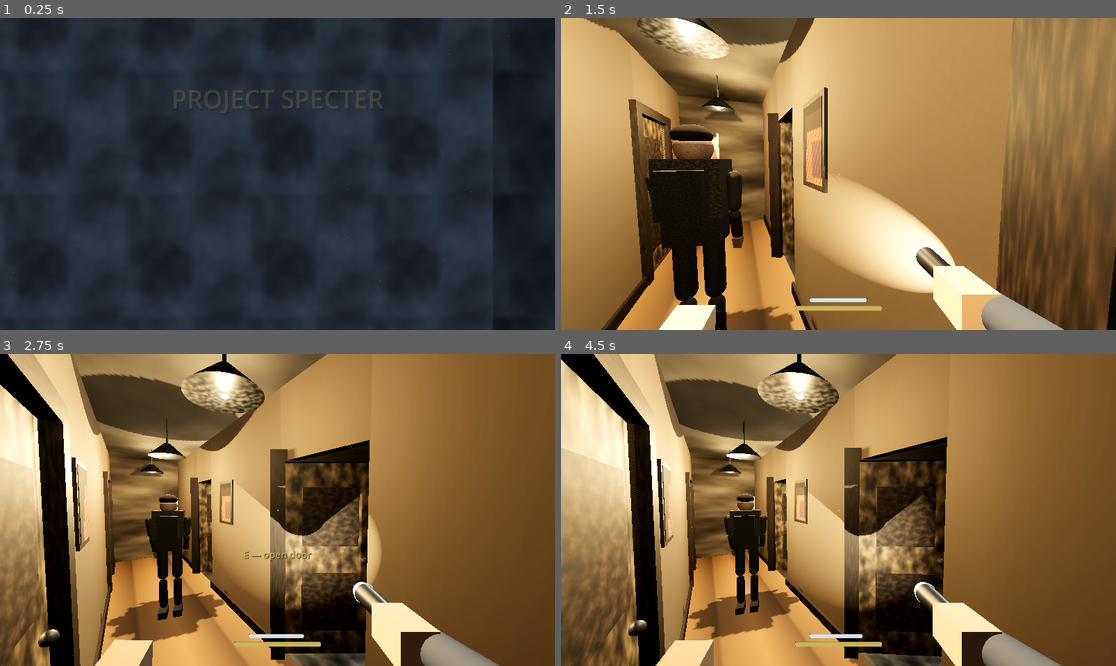
Above: before the commit, frames 1-4 (two rows, left to right).
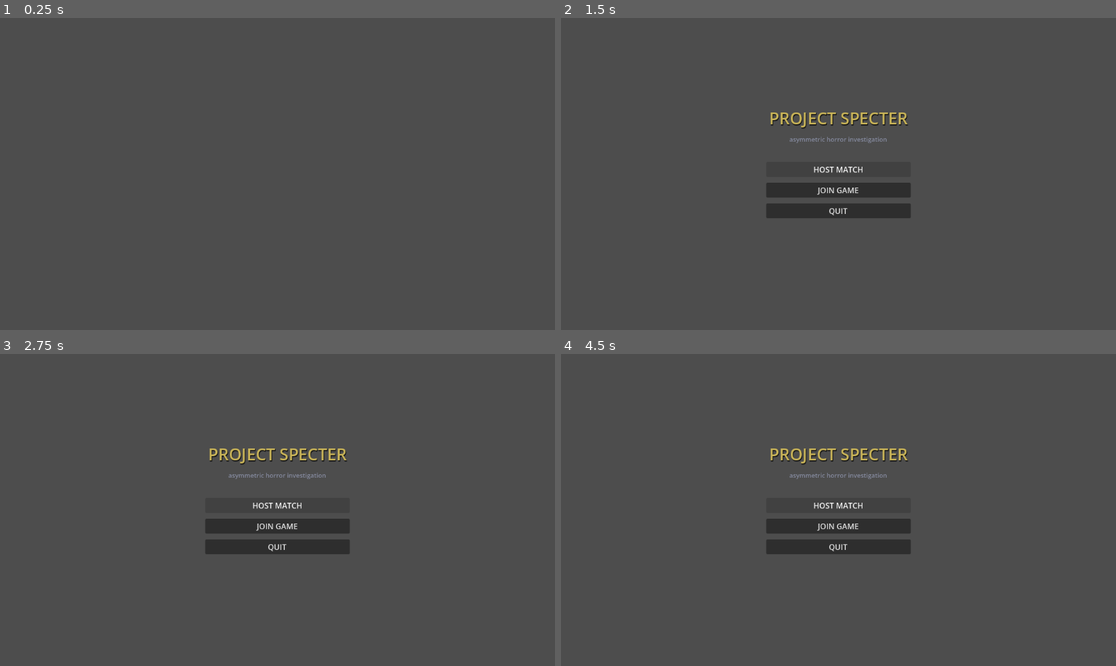
Above: after the commit, the same moments.

Repository: blastbeng/ProjectSpecterV2
Game: Godot game, scene res://scenes/boot.tscn
Same seed, same stepped clock (60 frames per second), same inputs: the game is played once before the commit and once after it.
Inputs (mouse positions are in pixels of both pictures, inside the frame that each line leads up to):
- Up to frame 1 (0.25 s): no input
- Up to frame 2 (1.5 s): tap Enter (ui_accept) at 0.5, 0.77 s; move the mouse to (960, 158) at 0.52 s; hold Right (ui_right) 0.53-1.28 s; tap Q at 0.6 s; click (960, 158) at 0.67 s; move the mouse to (810, 174) at 1.27 s; hold Up (ui_up) from 1.28 s (still down); tap Ctrl at 1.35 s
- Up to frame 3 (2.75 s): keep holding Up (ui_up); tap Enter (ui_accept) at 1.52 s; move the mouse to (288, 503) at 2.02 s; hold Shift from 2.03 s (still down)
- Up to frame 4 (4.5 s): move the mouse to (832, 516) at 2.77 s; release Shift at 2.78 s; tap Alt at 2.85 s; click (832, 516) at 2.92 s; tap Enter (ui_accept) at 3.02, 3.77 s; move the mouse to (877, 513) at 3.52 s; tap Keypad Enter at 3.6 s; release Up (ui_up) at 4.25 s; click (838, 506) at 4.25 s, where only the run after the commit has a clickable "HOST MATCH"

The runs differ from the first frame. In frame 1, 99% of the frame differs, in the area x 0-100%, y 0-100%; in frame 2, 100%; in frame 3, 100%; in frame 4, 100%.
Error before the commit: Invalid access to property or key 'font_size' on a base object of type 'Theme'. (res://scripts/ui/ui_theme.gd:62)
Error after the commit: Parse Error: Too few arguments for "set_font_size()" call. Expected at least 3 but received 2. (res://scripts/ui/ui_theme.gd:62)

Commit message:
fix: Theme font sizes must be set via set_font_size (crashed remote menu load)

Diff:
--- a/scripts/ui/ui_theme.gd
+++ b/scripts/ui/ui_theme.gd
@@ -59,9 +59,9 @@
 	t.set_color("font_hover_color", "Button", ACCENT)
 	t.set_color("font_focus_color", "Button", ACCENT)
 	t.set_color("font_pressed_color", "Button", ACCENT)
-	t.font_size["Button"] = 17
-	t.font_size["Label"] = 15
-	t.font_size["LineEdit"] = 15
+	t.set_font_size("Button", 17)
+	t.set_font_size("Label", 15)
+	t.set_font_size("LineEdit", 15)
 
 	# Labels: readable default colors + soft shadow.
 	t.set_color("font_color", "Label", TEXT)
